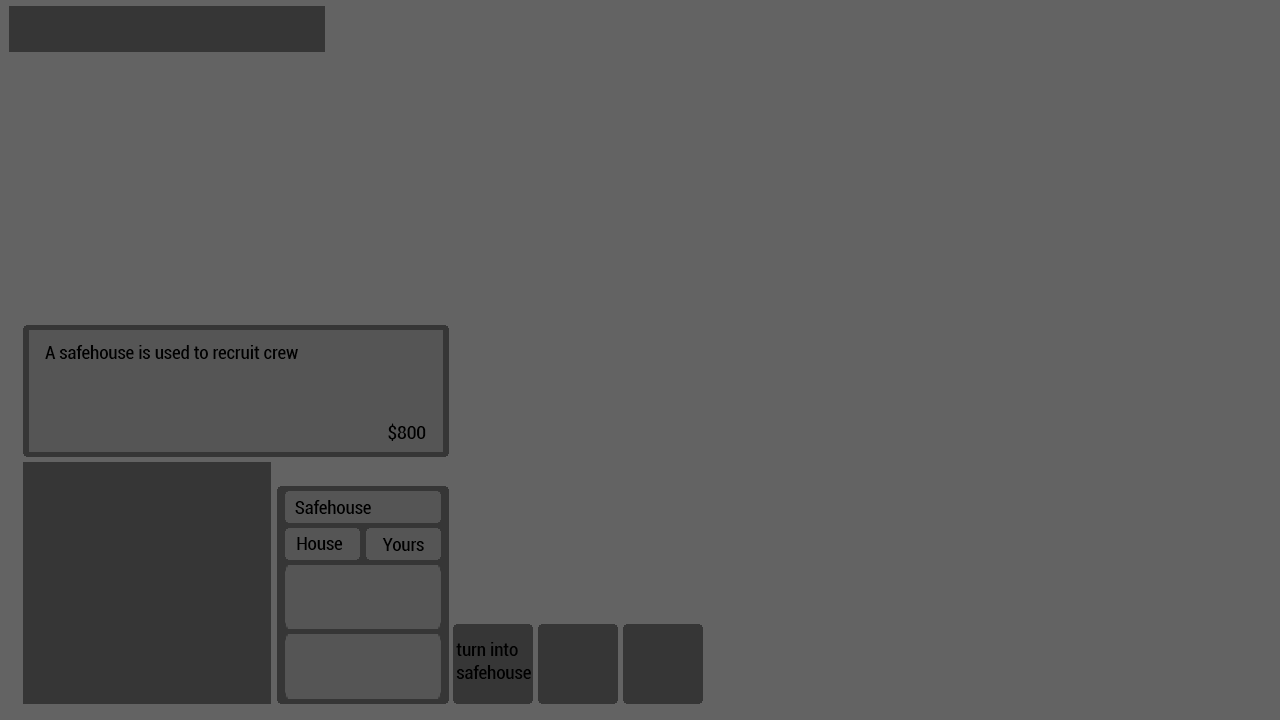
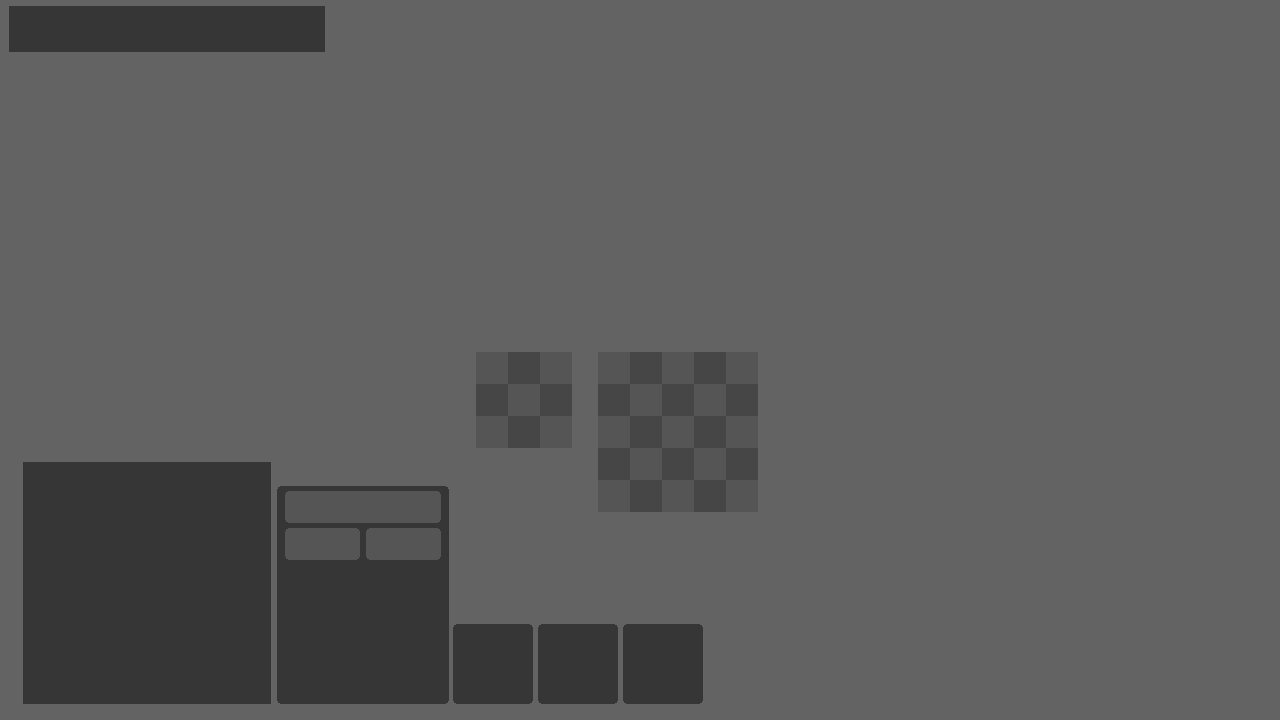
Two versions of the same layered image (1280 × 720). Layer-by-layer changes:
showed group "zones" (2 layers) over (x1=476, y1=352, x2=758, y2=512)
hid group "tooltip" (1st of 2) (4 layers) over (x1=23, y1=325, x2=449, y2=457)
hid group "house" (5 layers) over (x1=295, y1=500, x2=531, y2=679)
hid group "goon" (12 layers) over (x1=285, y1=500, x2=441, y2=699)
